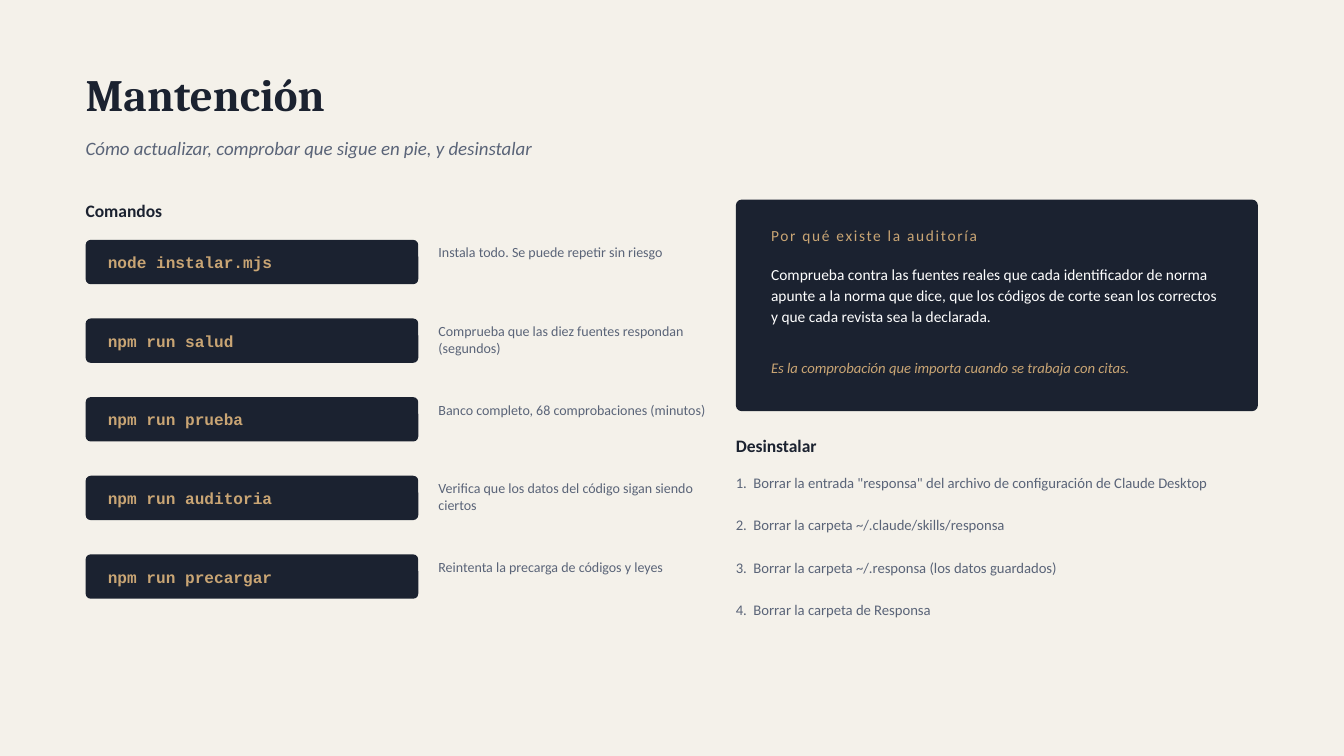
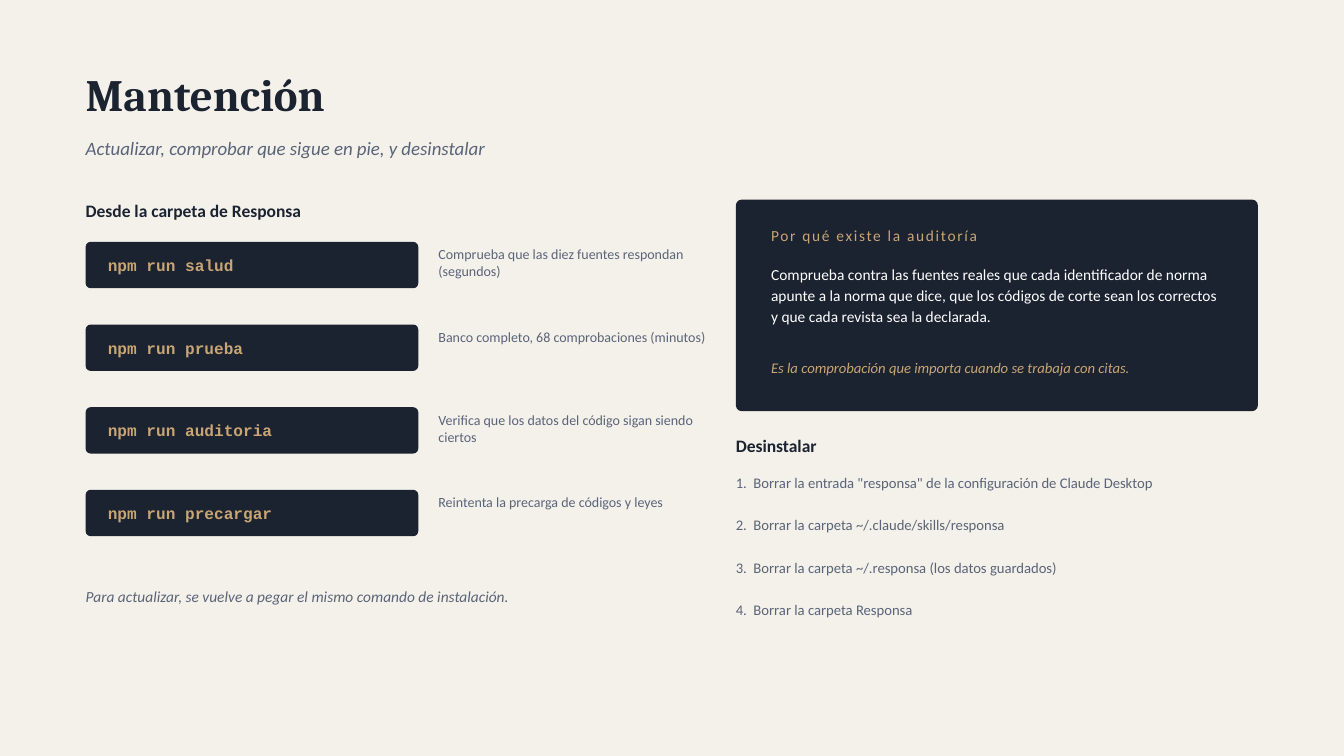
Before and after one commit to djlarrix/Responsa, a slide deck: slide 14 of docs/Responsa.pptx (slide 16 before the commit). Drawn at 1344x756 pixels with LibreOffice and Linux fonts; fonts in the diff are those of the drawing. Boxes give left, top, right and bottom in pixels: in the first picture for what was removed or moved away, otherwise in the second. Text is boxed around its words. In the diff, an @@ line names an element or a change of style, - is before the commit and + after.

Commit message:
Instalacion de un comando
Anade instalar.ps1 e instalar.sh: una sola linea que instala Node.js si
falta, descarga el repositorio, ejecuta el instalador y verifica las
fuentes. Se puede repetir; si ya esta instalado, actualiza.

La instalacion pasa de cinco pasos a dos: pegar el comando y reiniciar
Claude. PDF, README y manual actualizados en consecuencia.

```diff
--- a/docs/Responsa.pptx
+++ b/docs/Responsa.pptx
@@ text at (x1=86, y1=142, x2=484, y2=158): text changed @@
-Cómo actualizar, comprobar que sigue en pie, y desinstalar
+Actualizar, comprobar que sigue en pie, y desinstalar
@@ text at (x1=86, y1=204, x2=301, y2=220): text changed @@
-Comandos
+Desde la carpeta de Responsa
@@ rounded rectangle moved from (x1=86, y1=240, x2=418, y2=284) to (x1=86, y1=242, x2=418, y2=288) @@
@@ text "npm run salud" moved from (x1=108, y1=335, x2=233, y2=351) to (x1=108, y1=259, x2=233, y2=275) @@
@@ text removed at (x1=108, y1=256, x2=272, y2=272) @@
-node instalar.mjs
@@ text "Comprueba que las diez fuentes ..." moved from (x1=438, y1=326, x2=683, y2=356) to (x1=438, y1=249, x2=683, y2=279) @@
@@ text removed at (x1=438, y1=247, x2=662, y2=260) @@
-Instala todo. Se puede repetir sin riesgo
@@ rounded rectangle moved from (x1=86, y1=319, x2=418, y2=363) to (x1=86, y1=325, x2=418, y2=371) @@
@@ text "npm run prueba" moved from (x1=108, y1=413, x2=243, y2=429) to (x1=108, y1=342, x2=243, y2=358) @@
@@ text "Banco completo, 68 comprobaciones (minutos)" moved from (x1=438, y1=405, x2=705, y2=417) to (x1=438, y1=332, x2=705, y2=344) @@
@@ rounded rectangle moved from (x1=86, y1=397, x2=418, y2=442) to (x1=86, y1=407, x2=418, y2=454) @@
@@ text "npm run auditoria" moved from (x1=108, y1=492, x2=272, y2=508) to (x1=108, y1=424, x2=272, y2=440) @@
@@ text "Verifica que los datos del ..." moved from (x1=438, y1=483, x2=693, y2=510) to (x1=438, y1=415, x2=693, y2=442) @@
@@ text at (x1=736, y1=478, x2=1153, y2=491): text changed @@
-1. Borrar la entrada "responsa" del archivo de configuración de Claude Desktop
+1. Borrar la entrada "responsa" de la configuración de Claude Desktop
@@ proportions changed in 4 elements at (x1=86, y1=242, x2=418, y2=288), (x1=86, y1=325, x2=418, y2=371), (x1=86, y1=407, x2=418, y2=454), (x1=86, y1=490, x2=418, y2=536) @@
@@ rounded rectangle moved from (x1=86, y1=476, x2=418, y2=520) to (x1=86, y1=490, x2=418, y2=536) @@
@@ text "npm run precargar" moved from (x1=108, y1=574, x2=272, y2=587) to (x1=108, y1=510, x2=272, y2=523) @@
@@ text "Reintenta la precarga de códigos ..." moved from (x1=438, y1=562, x2=663, y2=575) to (x1=438, y1=497, x2=663, y2=510) @@
@@ rounded rectangle removed at (x1=86, y1=555, x2=418, y2=599) @@
@@ text added at (x1=86, y1=591, x2=508, y2=605), 11 pt, text #5A6478, italic @@
+Para actualizar, se vuelve a pegar el mismo comando de instalación.
@@ text at (x1=736, y1=605, x2=912, y2=618): text changed @@
-4. Borrar la carpeta de Responsa
+4. Borrar la carpeta Responsa
```
Also in this commit, not shown: 3 other slides changed, 1 slide added, 3 slides removed, 6 other files.
